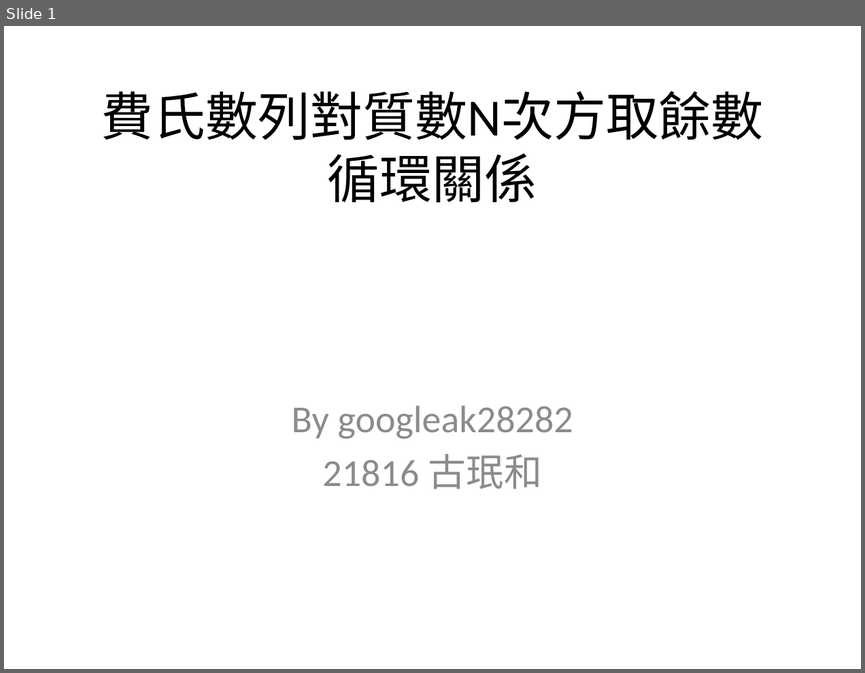
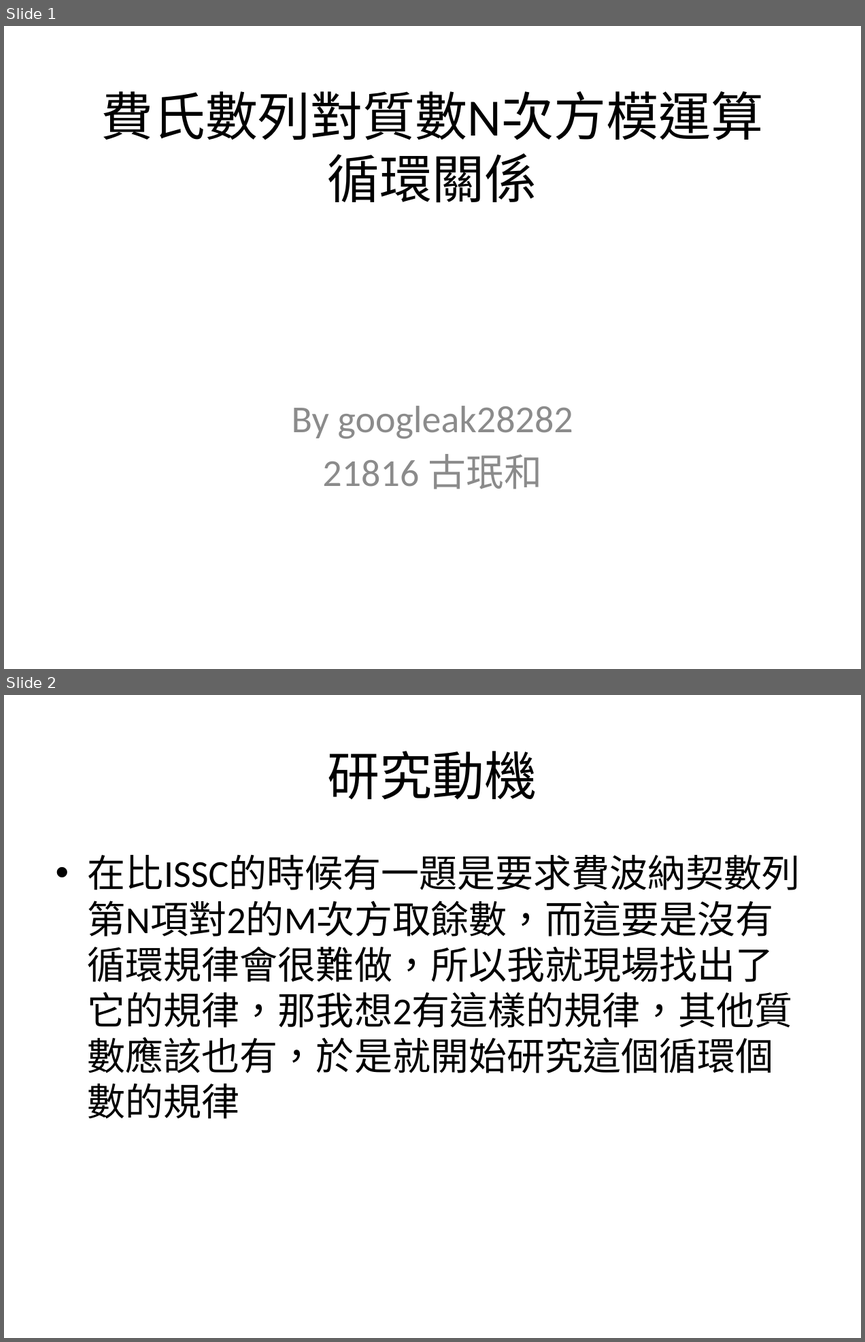
Before and after one commit to googleak28282/-, a slide deck: 專題.pptx. Shown one above the other, each under a label of ours: slide 1 before the commit, slides 1 and 2 after it. The pictures are 865x673 and 865x1342 pixels, drawn with LibreOffice and Linux fonts; fonts in the diff are those of the drawing. Boxes give left, top, right and bottom in pixels: in the first picture for what was removed or moved away, otherwise in the second. Text is boxed around its words. In the diff, an @@ line names an element or a change of style, - is before the commit and + after.

```diff
--- a/專題.pptx
+++ b/專題.pptx
@@ slide 2 added at [4, 695, 861, 1338], background #FFFFFF @@
@@ title added at [328, 751, 537, 800], 44 pt, text #000000 @@
+研究動機
@@ text added at [88, 855, 800, 1119], 32 pt, text #000000 @@
+• 在比ISSC的時候有一題是要求費波納契數列第N項對2的M次方取餘數，而這要是沒有循環規律會很難做，所以我就現場找出了它的規律，那我想2有這樣的規律，其他質數應該也有，於是就開始研究這個循環個數的規律
@@ slide 1 changed as well @@
@@ title at [101, 91, 763, 140]: text changed @@
-費氏數列對質數N次方取餘數循環關係
+費氏數列對質數N次方模運算循環關係
```
Also in this commit, not shown: 6 other slides added, 1 slide removed, 58 other files.
